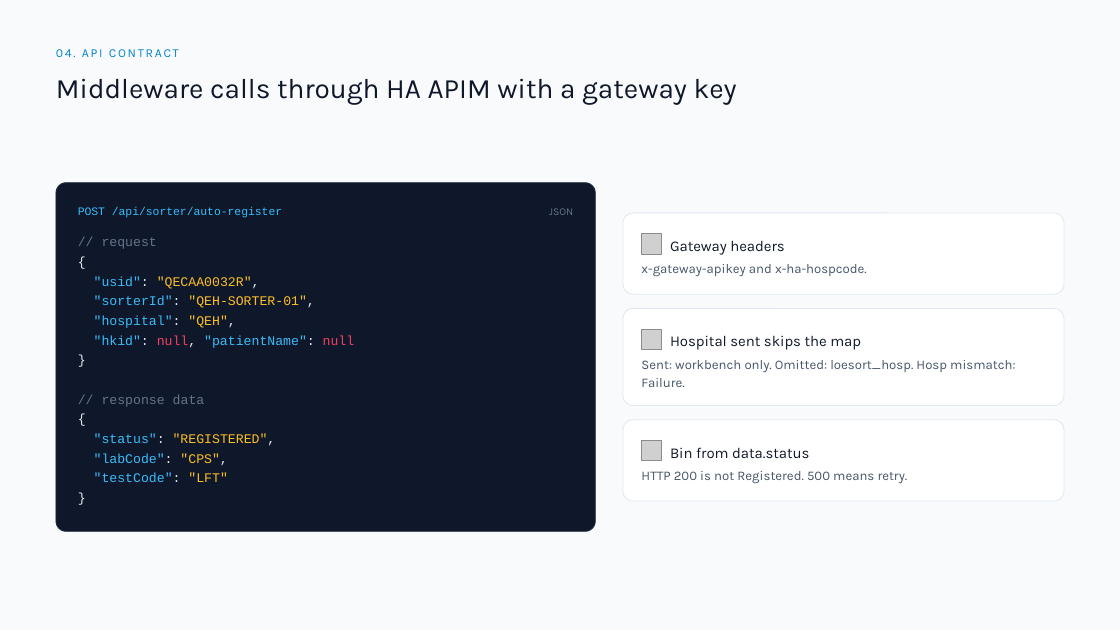
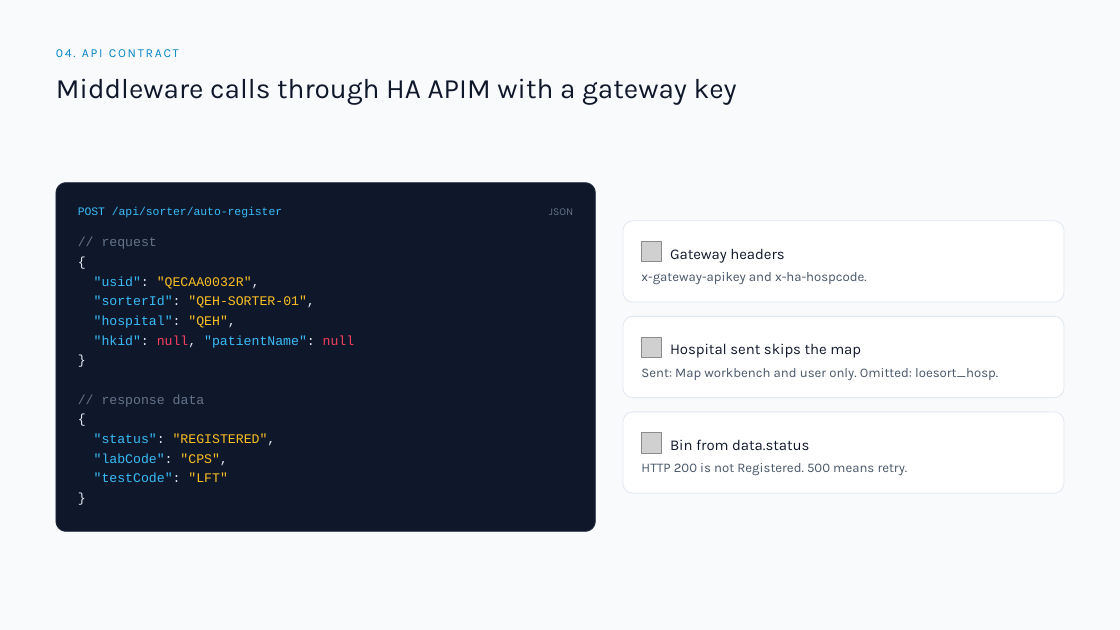
Before and after one commit to DragonChong/HA-Notes, a slide deck: slide 13 of SDLC/Projects/TMP-specimen-sorter-api — Specimen Sorter API/assets/Specimen Sorter API v3.pptx (slide 7 before the commit). Drawn at 1120x630 pixels with LibreOffice and Linux fonts; fonts in the diff are those of the drawing; grey boxes stand for pictures. Boxes give left, top, right and bottom in pixels: in the first picture for what was removed or moved away, otherwise in the second. Text is boxed around its words. In the diff, an @@ line names an element or a change of style, - is before the commit and + after.

```diff
--- a/SDLC/Projects/TMP-specimen-sorter-api — Specimen Sorter API/assets/Specimen Sorter API v3.pptx
+++ b/SDLC/Projects/TMP-specimen-sorter-api — Specimen Sorter API/assets/Specimen Sorter API v3.pptx
@@ 2 pictures, 2 texts, 1 rounded rectangle: place and size @@
-2 pictures, 2 texts, 1 rounded rectangle at (623,213,1065,350)
+2 pictures, 2 texts, 1 rounded rectangle at (623,221,1065,358)
@@ text "x-gateway-apikey and x-ha-hospcode.": place and size @@
-text "x-gateway-apikey and x-ha-hospcode." at (641,264,867,276)
+text "x-gateway-apikey and x-ha-hospcode." at (641,272,867,284)
@@ rounded rectangle: place and size @@
-rounded rectangle at (623,308,1065,406)
+rounded rectangle at (623,317,1065,398)
@@ rounded rectangle at (623,317,1065,398): proportions changed @@
@@ text at (641,368,998,380): text changed @@
-Sent: workbench only. Omitted: loesort_hosp. Hosp mismatch: Failure.
+Sent: Map workbench and user only. Omitted: loesort_hosp.
@@ 2 texts, 1 picture, 1 rounded rectangle: place and size @@
-2 texts, 1 picture, 1 rounded rectangle at (623,420,1065,502)
+2 texts, 1 picture, 1 rounded rectangle at (623,412,1065,493)
```
Also in this commit, not shown: 2 other slides changed, 6 slides added, 6 other files.
